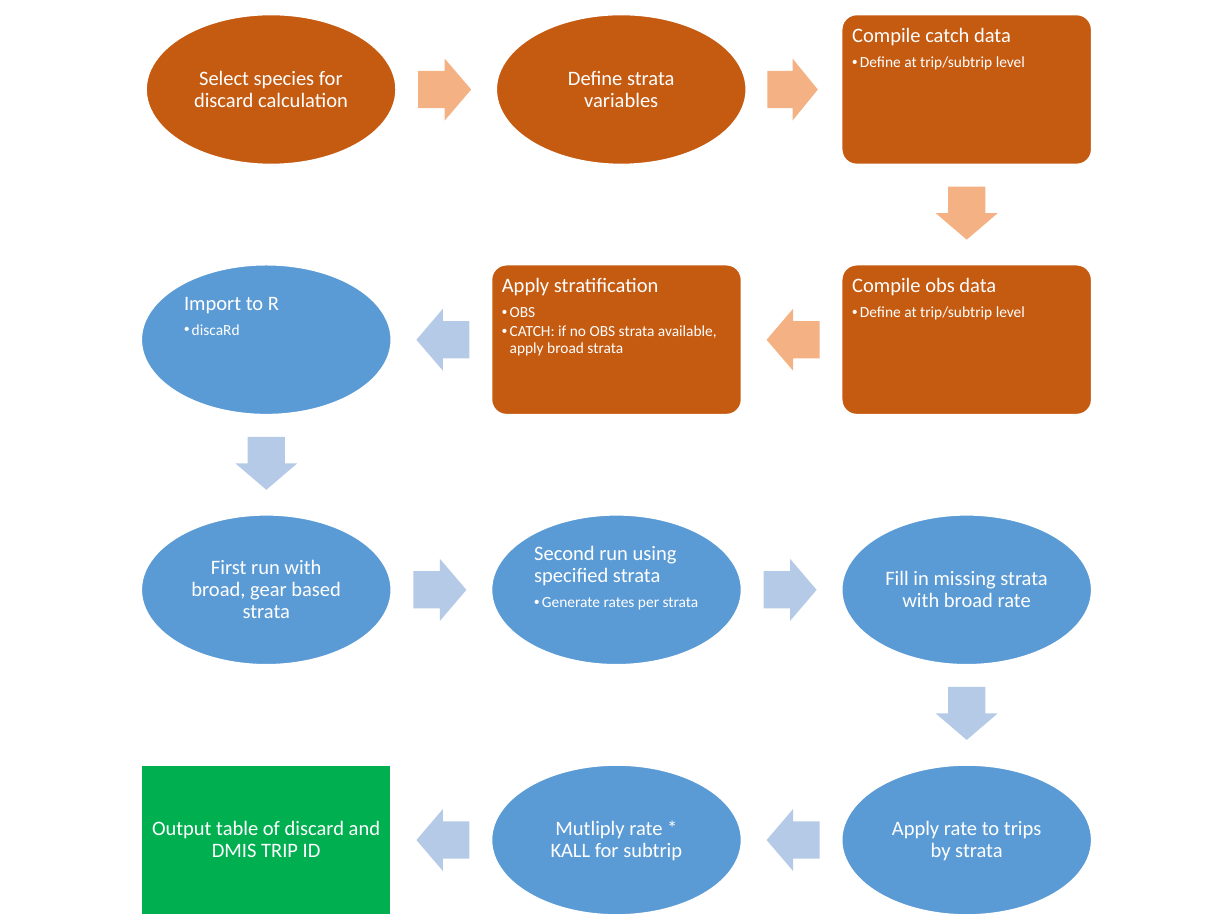
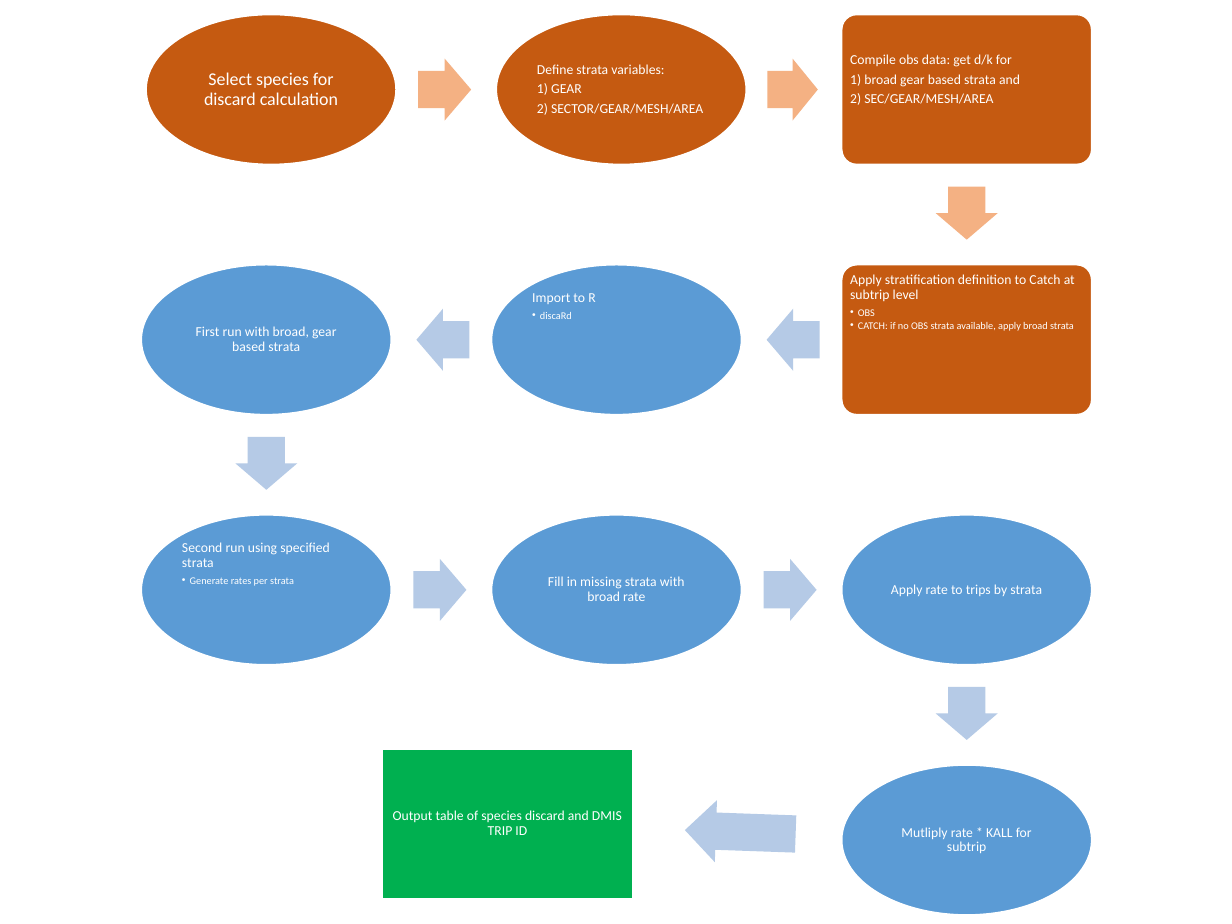
Before and after one commit to noaa-garfo/discaRd, a slide deck: slide 2 of discard_schematic_112520.pptx. Drawn at 1232x924 pixels with LibreOffice and Linux fonts; fonts in the diff are those of the drawing. Boxes give left, top, right and bottom in pixels: in the first picture for what was removed or moved away, otherwise in the second. Text is boxed around its words. In the diff, an @@ line names an element or a change of style, - is before the commit and + after.

Commit message:
update to schematic

```diff
--- a/discard_schematic_112520.pptx
+++ b/discard_schematic_112520.pptx
@@ text "Compile obs data: get d/k ..." at bbox=[850, 54, 1020, 105]: vertical alignment top to middle @@
@@ text "Select species for discard calculation" at bbox=[204, 72, 338, 105]: size 12 to 10.5 pt @@
@@ text at bbox=[850, 54, 1020, 105]: text changed; size 9 to 8 pt @@
-Compile catch data
-  •• Define at trip/subtrip level
+Compile obs data: get d/k for
+1) broad gear based strata and
+2) SEC/GEAR/MESH/AREA
@@ text at bbox=[537, 64, 703, 115]: text changed; size 12 to 8 pt @@
-Define strata variables
+Define strata variables:
+1) GEAR
+2) SECTOR/GEAR/MESH/AREA
@@ ellipse: place and size @@
-ellipse at bbox=[492, 765, 742, 915]
+ellipse at bbox=[492, 265, 742, 415]
@@ rounded rectangle removed at bbox=[492, 265, 742, 415] @@
@@ 3 texts: place and size @@
-3 texts at bbox=[184, 277, 717, 861]
+3 texts at bbox=[532, 274, 1075, 853]
@@ text "First run with broad, gear ...": place and size @@
-text "First run with broad, gear ..." at bbox=[191, 559, 341, 618]
+text "First run with broad, gear ..." at bbox=[196, 326, 337, 351]
@@ text "Import to R" at bbox=[532, 293, 595, 319]: size 12 to 8 pt in "Import to R"; size 9 to 6 pt in "discaRd"; less space between paragraphs @@
@@ text at bbox=[850, 274, 1075, 301]: text changed; size 12 to 8 pt @@
-Apply stratification
+Apply stratification definition to Catch at subtrip level
@@ text removed at bbox=[852, 277, 1025, 320] @@
-Compile obs data
-  •• Define at trip/subtrip level
@@ right arrow at bbox=[766, 309, 819, 371]: fill #F4B183 to #B5CBE7 @@
@@ text at bbox=[858, 309, 1074, 331]: size 9 to 6 pt in "OBS", "CATCH: if no OBS strata available, apply ..." @@
@@ text "Second run using specified strata": place and size @@
-text "Second run using specified strata" at bbox=[534, 545, 699, 610]
+text "Second run using specified strata" at bbox=[182, 542, 330, 586]
@@ text "Second run using specified strata" at bbox=[182, 542, 330, 586]: size 12 to 8 pt in "Second run using specified strata"; size 9 to 6 pt in "Generate rates per strata"; less space between paragraphs @@
@@ text "Fill in missing strata with ...": place and size @@
-text "Fill in missing strata with ..." at bbox=[885, 570, 1047, 607]
+text "Fill in missing strata with ..." at bbox=[548, 576, 685, 601]
@@ text "Apply rate to trips by ...": place and size @@
-text "Apply rate to trips by ..." at bbox=[892, 820, 1041, 861]
+text "Apply rate to trips by ..." at bbox=[891, 584, 1042, 596]
@@ rectangle: place and size @@
-rectangle at bbox=[142, 765, 392, 915]
+rectangle at bbox=[382, 749, 632, 899]
@@ right arrow removed at bbox=[416, 809, 469, 871] @@
@@ right arrow at bbox=[684, 799, 797, 864]: rotation 180 to 182 degrees @@
@@ size 12 to 8 pt; less space between paragraphs in 4 elements at bbox=[196, 326, 337, 351], bbox=[548, 576, 685, 601], bbox=[891, 584, 1042, 596], bbox=[901, 827, 1032, 853] @@
@@ text at bbox=[393, 810, 622, 835]: text changed; size 12 to 8 pt @@
-Output table of discard and DMIS TRIP ID
+Output table of species discard and DMIS TRIP ID
```
